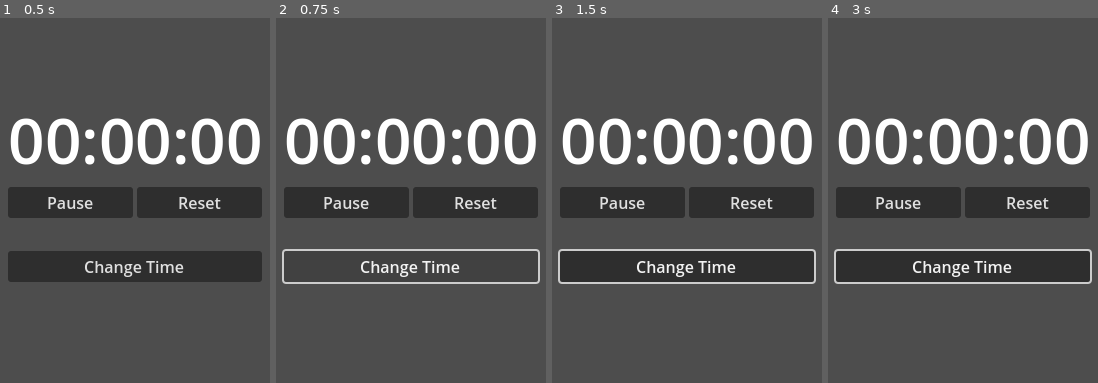
Above: before the commit, frames 1-4 (left to right).
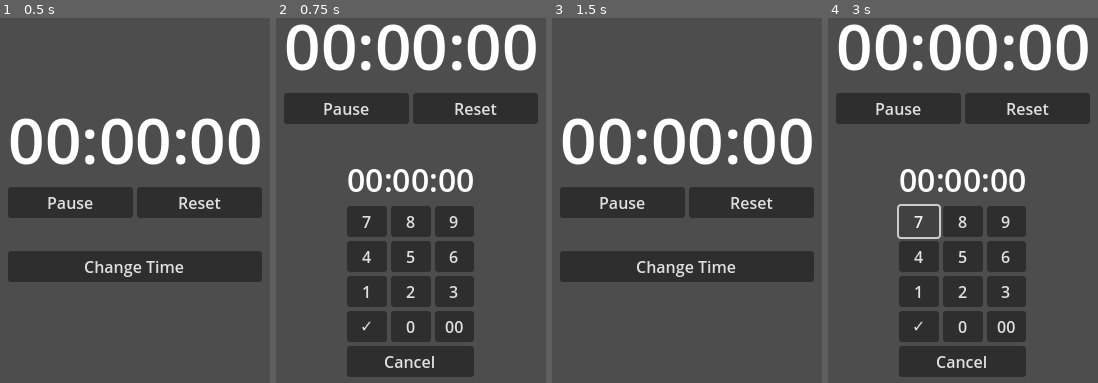
Above: after the commit, the same moments.

Repository: nailuj29/godot-timer
Game: Godot game, scene res://timer.tscn
Two runs of this game, one before a commit and one after it. Both use one fixed random seed, a clock stepped at 60 frames per second and the inputs below.
Inputs (mouse positions are in pixels of both pictures, inside the frame that each line leads up to):
- Up to frame 1 (0.5 s): no input
- Up to frame 2 (0.75 s): click "Change Time" at 0.5 s
- Up to frame 3 (1.5 s): click (687, 361) at 1.25 s, where only the run after the commit has a clickable "Cancel"
- Up to frame 4 (3 s): click "Change Time" at 2 s; click (919, 222) at 2.75 s, where only the run after the commit has a clickable "7"

Frame 1 is identical in both runs. In frame 2, 41% of the frame differs, in the area x 2-98%, y 1-99%; in frame 3, 1.2%; in frame 4, 45%.

Commit message:
:sparkles: Time Input can be toggled

Diff:
--- /dev/null
+++ b/time_input.gd
@@ -0,0 +1,9 @@
+extends CenterContainer
+class_name TimeInput
+
+signal done(time: int)
+
+var time: String
+
+func _on_cancel_button_pressed() -> void:
+	done.emit(-1)
--- a/time_input.tscn
+++ b/time_input.tscn
@@ -1,4 +1,6 @@
-[gd_scene load_steps=2 format=3 uid="uid://3oo2g7dj6p3r"]
+[gd_scene load_steps=3 format=3 uid="uid://3oo2g7dj6p3r"]
+
+[ext_resource type="Script" path="res://time_input.gd" id="1_2u8du"]
 
 [sub_resource type="LabelSettings" id="LabelSettings_gfwpv"]
 font_size = 32
@@ -9,6 +11,7 @@
 anchor_bottom = 1.0
 grow_horizontal = 2
 grow_vertical = 2
+script = ExtResource("1_2u8du")
 
 [node name="VBoxContainer" type="VBoxContainer" parent="."]
 layout_mode = 2
@@ -96,3 +99,5 @@
 [node name="CancelButton" type="Button" parent="VBoxContainer"]
 layout_mode = 2
 text = "Cancel"
+
+[connection signal="pressed" from="VBoxContainer/CancelButton" to="." method="_on_cancel_button_pressed"]
--- /dev/null
+++ b/timer.gd
@@ -0,0 +1,14 @@
+extends Control
+
+@onready var edit_time_button: Button = %EditTimeButton
+@onready var time_input: TimeInput = %TimeInput
+
+
+func _on_edit_time_button_pressed() -> void:
+	edit_time_button.visible = false
+	time_input.visible = true
+
+
+func _on_time_input_done(time: int) -> void:
+	time_input.visible = false
+	edit_time_button.visible = true
--- a/timer.tscn
+++ b/timer.tscn
@@ -1,5 +1,6 @@
-[gd_scene load_steps=3 format=3 uid="uid://dr7yb2kfmd3u1"]
+[gd_scene load_steps=4 format=3 uid="uid://dr7yb2kfmd3u1"]
 
+[ext_resource type="Script" path="res://timer.gd" id="1_22iob"]
 [ext_resource type="PackedScene" uid="uid://3oo2g7dj6p3r" path="res://time_input.tscn" id="1_vnrgk"]
 
 [sub_resource type="LabelSettings" id="LabelSettings_00bk2"]
@@ -12,6 +13,7 @@
 anchor_bottom = 1.0
 grow_horizontal = 2
 grow_vertical = 2
+script = ExtResource("1_22iob")
 
 [node name="CenterContainer" type="CenterContainer" parent="."]
 layout_mode = 1
@@ -47,9 +49,14 @@
 layout_mode = 2
 
 [node name="EditTimeButton" type="Button" parent="CenterContainer/VBoxContainer"]
+unique_name_in_owner = true
 layout_mode = 2
 text = "Change Time"
 
 [node name="TimeInput" parent="CenterContainer/VBoxContainer" instance=ExtResource("1_vnrgk")]
+unique_name_in_owner = true
 visible = false
 layout_mode = 2
+
+[connection signal="pressed" from="CenterContainer/VBoxContainer/EditTimeButton" to="." method="_on_edit_time_button_pressed"]
+[connection signal="done" from="CenterContainer/VBoxContainer/TimeInput" to="." method="_on_time_input_done"]
